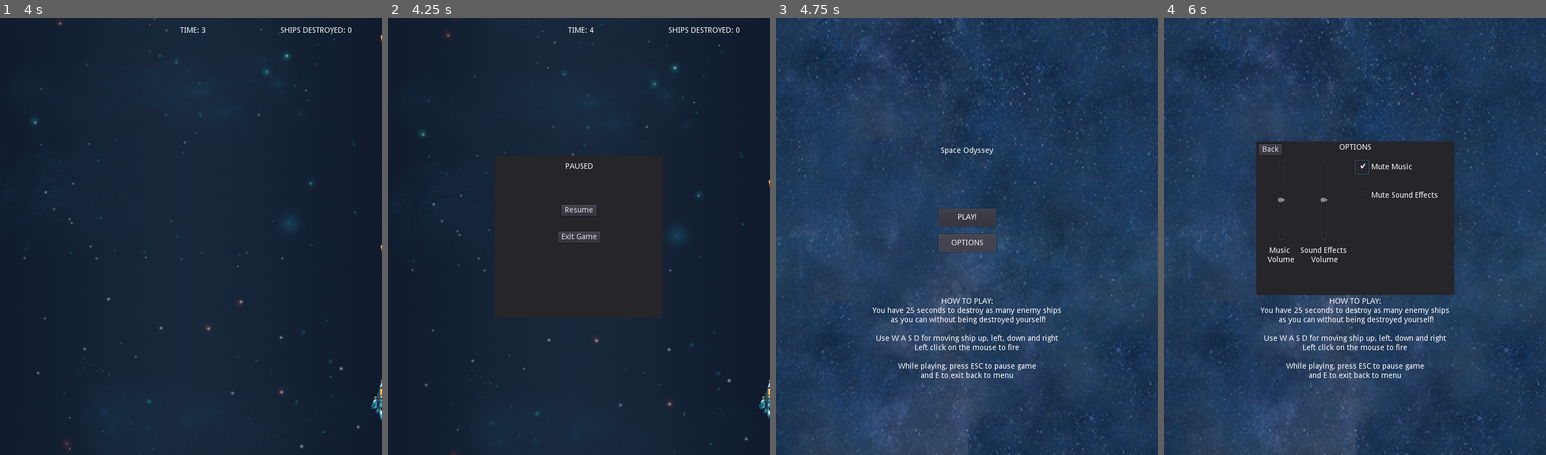
Above: before the commit, frames 1-4 (left to right).
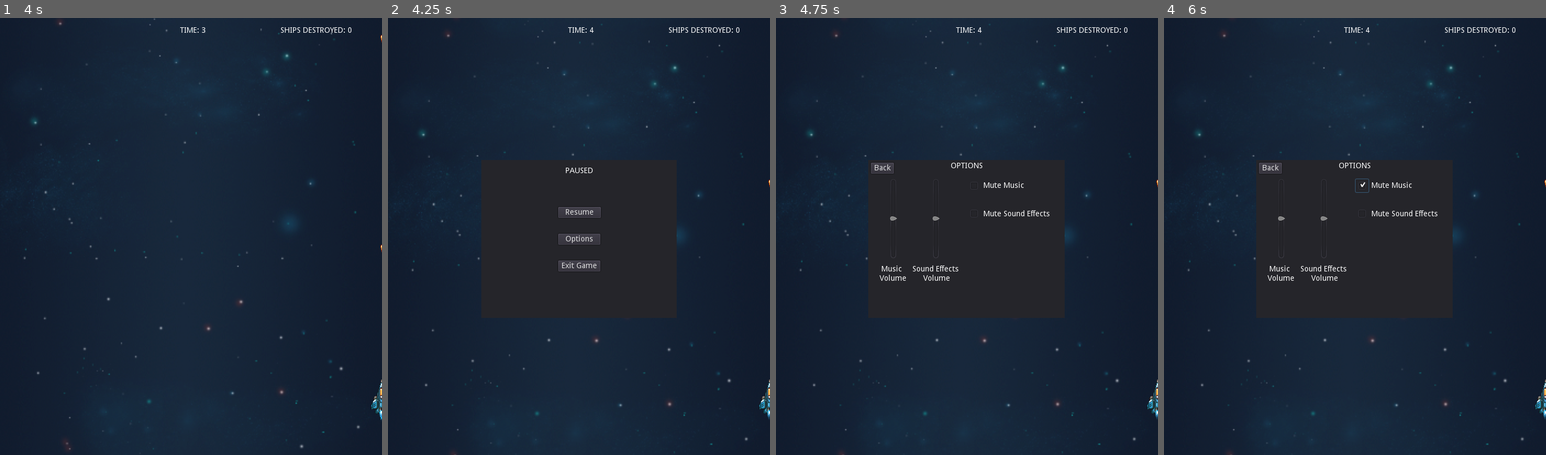
Above: after the commit, the same moments.

Repository: jdibble21/FP-Space-Odyssey
Game: Godot game, scene res://src/LevelTwo/LevelTwo.tscn
Two runs of this game, one before a commit and one after it. Both use one fixed random seed, a clock stepped at 60 frames per second and the inputs below. This scene is started directly instead of the project's main scene.
Inputs (mouse positions are in pixels of both pictures, inside the frame that each line leads up to; where the layout moved, square brackets give the same spot in the first picture):
- Up to frame 1 (4 s): move the mouse to (275, 214) at 0.52 s; hold D (move_right) 0.53-1.28 s; click (275, 214) at 0.6 s; move the mouse to (114, 258) at 1.27 s; hold S (move_down) 1.28-2.03 s; click (114, 258) at 1.35 s; move the mouse to (229, 140) at 2.02 s; hold D (move_right) 2.03-2.78 s; click (229, 140) at 2.1 s; move the mouse to (171, 323) at 2.77 s; hold W (move_up) 2.78-3.53 s; click (171, 323) at 2.85 s; move the mouse to (305, 302) at 3.52 s; hold A (move_left) from 3.53 s (still down); click (305, 302) at 3.6 s
- Up to frame 2 (4.25 s): keep holding A (move_left); tap Escape (pause_game) at 4.15 s
- Up to frame 3 (4.75 s): release A (move_left) at 4.25 s; click (967, 240) at 4.25 s, where only the run after the commit has a clickable "Options"
- Up to frame 4 (6 s): click "OPTIONS" (after the commit: "Options") at 5 s; click (1362, 184) [1362, 166] at 5.75 s

Frame 1 is identical in both runs. In frame 2, 0.7% of the frame differs, in the area x 25-76%, y 31-68%; in frame 3, 93%, in the area x 0-100%, y 0-100%; in frame 4, 77%.

Commit message:
Add mute toggle for music and sfx

Diff:
--- a/project/src/Menu.gd
+++ b/project/src/Menu.gd
@@ -17,8 +17,6 @@
 	AudioServer.set_bus_volume_db(_music_bus,-8.0)
 	AudioServer.set_bus_volume_db(_sfx_bus,-8.0)
 
-func _process(delta):
-	pass
 
 func _on_PlayButton_pressed():
 	$LevelSelectPanel.show()
--- a/project/src/OptionsPanel.gd
+++ b/project/src/OptionsPanel.gd
@@ -1,12 +1,8 @@
+# Controls music and sfx volume, and muting of both buses
 extends Panel
 
 onready var _music_bus = AudioServer.get_bus_index("Music")
 onready var _sfx_bus = AudioServer.get_bus_index("SFX")
-
-func _ready():
-	pass # Replace with function body.
-
-
 
 func _on_MusicVolumeSlider_value_changed(value):
 	AudioServer.set_bus_volume_db(_music_bus,int(value))
@@ -18,3 +14,17 @@
 
 func _on_OptionsBackButton_pressed():
 	hide()
+
+
+func _on_MusicMuteCheck_toggled(button_pressed):
+	if button_pressed:
+		AudioServer.set_bus_mute(_music_bus,true)
+	if !button_pressed:
+		AudioServer.set_bus_mute(_music_bus,false)
+
+
+func _on_SFXMuteCheck_toggled(button_pressed):
+	if button_pressed:
+		AudioServer.set_bus_mute(_sfx_bus,true)
+	if !button_pressed:
+		AudioServer.set_bus_mute(_sfx_bus,false)
--- a/project/src/OptionsPanel.tscn
+++ b/project/src/OptionsPanel.tscn
@@ -114,3 +114,5 @@
 [connection signal="pressed" from="OptionsBackButton" to="." method="_on_OptionsBackButton_pressed"]
 [connection signal="value_changed" from="MusicVolumeSlider" to="." method="_on_MusicVolumeSlider_value_changed"]
 [connection signal="value_changed" from="SFXVolumeSlider" to="." method="_on_SFXVolumeSlider_value_changed"]
+[connection signal="toggled" from="MusicMuteCheck" to="." method="_on_MusicMuteCheck_toggled"]
+[connection signal="toggled" from="SFXMuteCheck" to="." method="_on_SFXMuteCheck_toggled"]
--- a/project/src/PauseMenu.gd
+++ b/project/src/PauseMenu.gd
@@ -4,6 +4,9 @@
 extends CanvasLayer
 
 onready var _menu_scene = load("res://src/Menu.tscn")
+
+func _ready():
+	$OptionsPanel.hide()
 
 func _on_ResumeButton_pressed():
 	$PausePanel.hide()
@@ -15,3 +18,7 @@
 	get_parent().queue_free()
 	queue_free()
 	get_tree().get_root().add_child(_menu_scene.instance())
+
+
+func _on_OptionsButton_pressed():
+	$OptionsPanel.show()
--- a/project/src/PauseMenu.tscn
+++ b/project/src/PauseMenu.tscn
@@ -1,6 +1,7 @@
-[gd_scene load_steps=2 format=2]
+[gd_scene load_steps=3 format=2]
 
 [ext_resource path="res://src/PauseMenu.gd" type="Script" id=1]
+[ext_resource path="res://src/OptionsPanel.tscn" type="PackedScene" id=2]
 
 [node name="PauseMenu" type="CanvasLayer"]
 pause_mode = 2
@@ -12,10 +13,10 @@
 anchor_top = 0.5
 anchor_right = 0.5
 anchor_bottom = 0.5
-margin_left = -154.0
-margin_top = -148.5
-margin_right = 154.0
-margin_bottom = 148.5
+margin_left = -179.0
+margin_top = -140.0
+margin_right = 179.0
+margin_bottom = 149.0
 __meta__ = {
 "_edit_use_anchors_": false
 }
@@ -35,11 +36,25 @@
 anchor_top = 0.5
 anchor_right = 0.5
 anchor_bottom = 0.5
-margin_left = -32.0
-margin_top = -59.0
-margin_right = 32.0
-margin_bottom = -39.0
+margin_left = -38.0
+margin_top = -58.5
+margin_right = 40.0
+margin_bottom = -38.5
 text = "Resume"
+__meta__ = {
+"_edit_use_anchors_": false
+}
+
+[node name="OptionsButton" type="Button" parent="PausePanel"]
+anchor_left = 0.5
+anchor_top = 0.5
+anchor_right = 0.5
+anchor_bottom = 0.5
+margin_left = -38.0
+margin_top = -9.5
+margin_right = 39.0
+margin_bottom = 10.5
+text = "Options"
 __meta__ = {
 "_edit_use_anchors_": false
 }
@@ -50,12 +65,19 @@
 anchor_right = 0.5
 anchor_bottom = 0.5
 margin_left = -38.5
-margin_top = -10.0
+margin_top = 39.0
 margin_right = 38.5
-margin_bottom = 10.0
+margin_bottom = 59.0
 text = "Exit Game"
 __meta__ = {
 "_edit_use_anchors_": false
 }
+
+[node name="OptionsPanel" parent="." instance=ExtResource( 2 )]
+margin_left = -181.0
+margin_top = -140.0
+margin_right = 179.0
+margin_bottom = 149.0
 [connection signal="pressed" from="PausePanel/ResumeButton" to="." method="_on_ResumeButton_pressed"]
+[connection signal="pressed" from="PausePanel/OptionsButton" to="." method="_on_OptionsButton_pressed"]
 [connection signal="pressed" from="PausePanel/ReturnMenuButton" to="." method="_on_ReturnMenuButton_pressed"]
--- a/project/src/Projectiles/PhotonSingleBullet.tscn
+++ b/project/src/Projectiles/PhotonSingleBullet.tscn
@@ -19,4 +19,5 @@
 [node name="FiringSound" type="AudioStreamPlayer2D" parent="."]
 stream = ExtResource( 3 )
 volume_db = -5.699
+bus = "SFX"
 [connection signal="area_entered" from="." to="." method="_on_PhotonSingleBullet_area_entered"]
